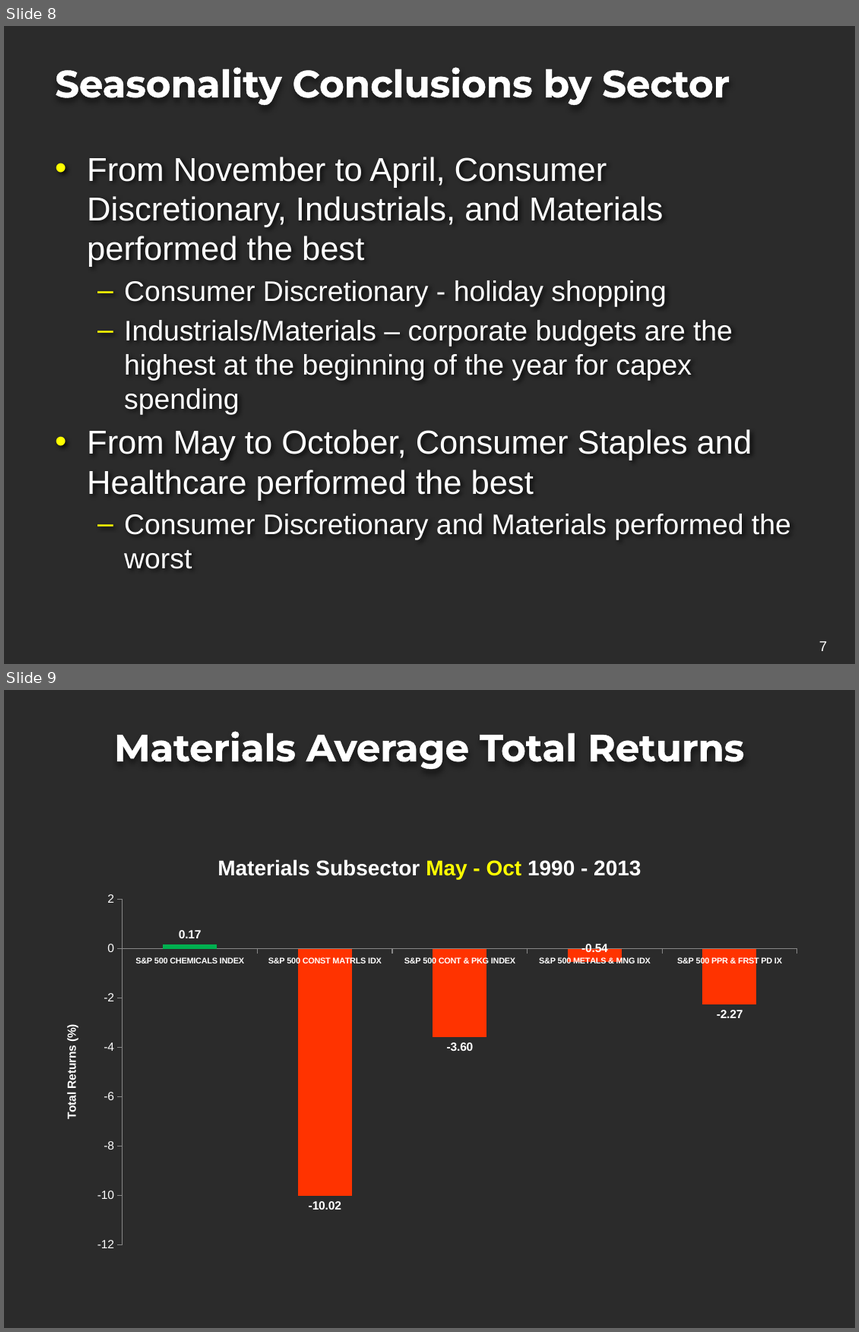
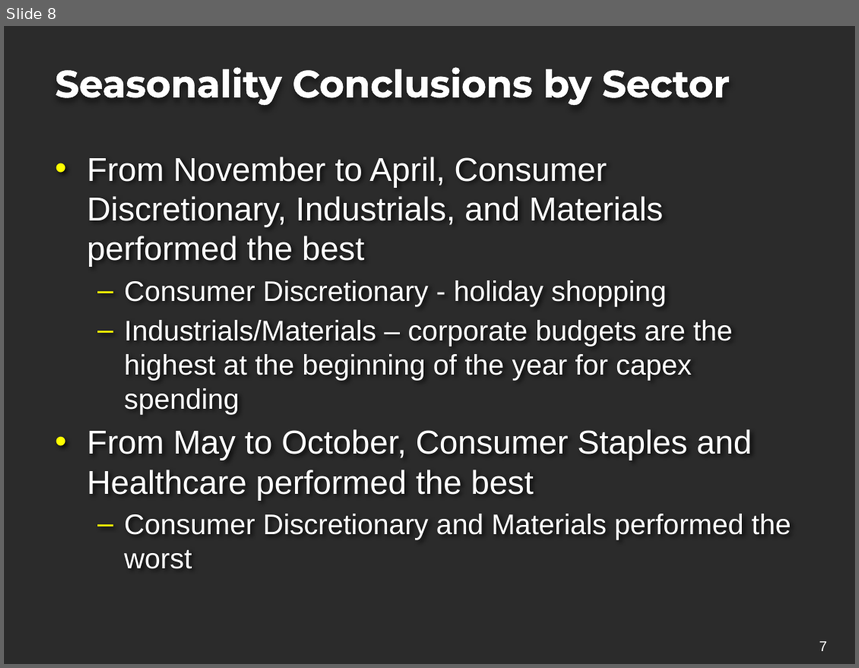
Before and after one commit to projectoneda/projectone, a slide deck: WF_Portfolio Project_Sector Trends and ETF Strategy.pptx. Shown one above the other, each under a label of ours: slides 8 and 9 before the commit, slide 8 after it. The pictures are 859x1332 and 859x668 pixels, drawn with LibreOffice and Linux fonts; fonts in the diff are those of the drawing; background and template pictures are left out; a plain dark background stands for a picture behind light text. Boxes give left, top, right and bottom in pixels: in the first picture for what was removed or moved away, otherwise in the second. Text is boxed around its words. In the diff, an @@ line names an element or a change of style, - is before the commit and + after.

```diff
--- a/WF_Portfolio Project_Sector Trends and ETF Strategy.pptx
+++ b/WF_Portfolio Project_Sector Trends and ETF Strategy.pptx
@@ slide 9 removed at bbox=[4, 690, 855, 1328], background picture (left out) @@
@@ title removed at bbox=[114, 731, 744, 769] @@
-Materials Average Total Returns
@@ column chart removed at bbox=[47, 839, 813, 1260] @@
-title "Materials Subsector May - Oct 1990 - 2013"
-categories: S&P 500 CHEMICALS INDEX, S&P 500 CONST MATRLS IDX, S&P 500 CONT & PKG INDEX, S&P 500 METALS & MNG IDX, S&P 500 PPR & FRST PD IX
-Series 1: 0.17, -10.02, -3.6, -0.54, -2.27
```
Also in this commit, not shown: 17 other slides removed, 1 other file.
